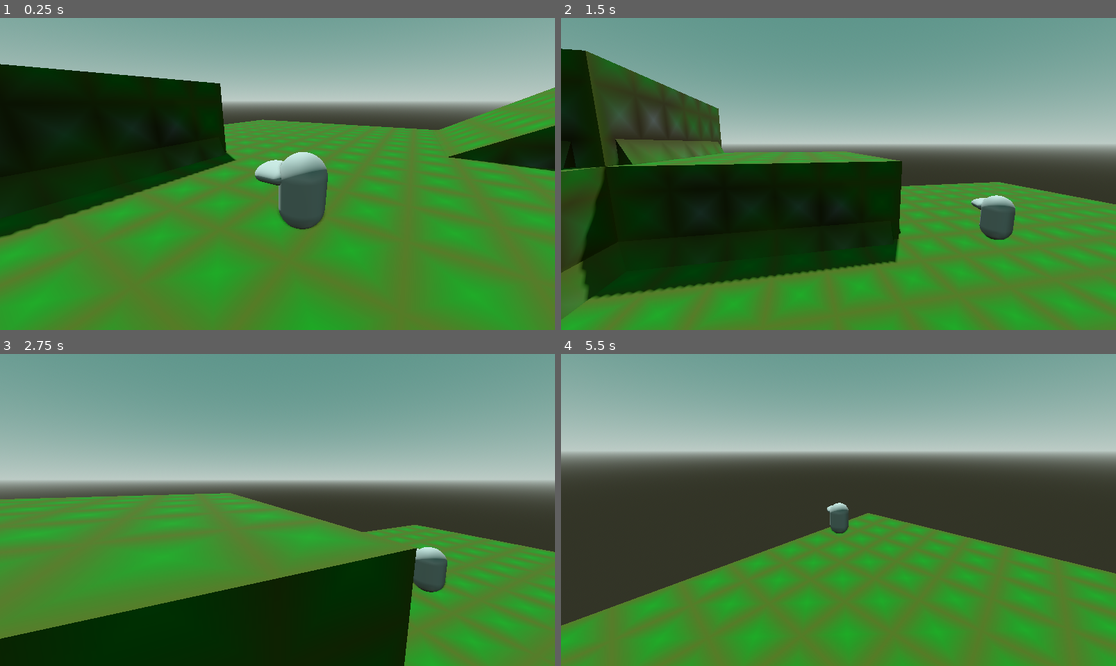
Above: before the commit, frames 1-4 (two rows, left to right).
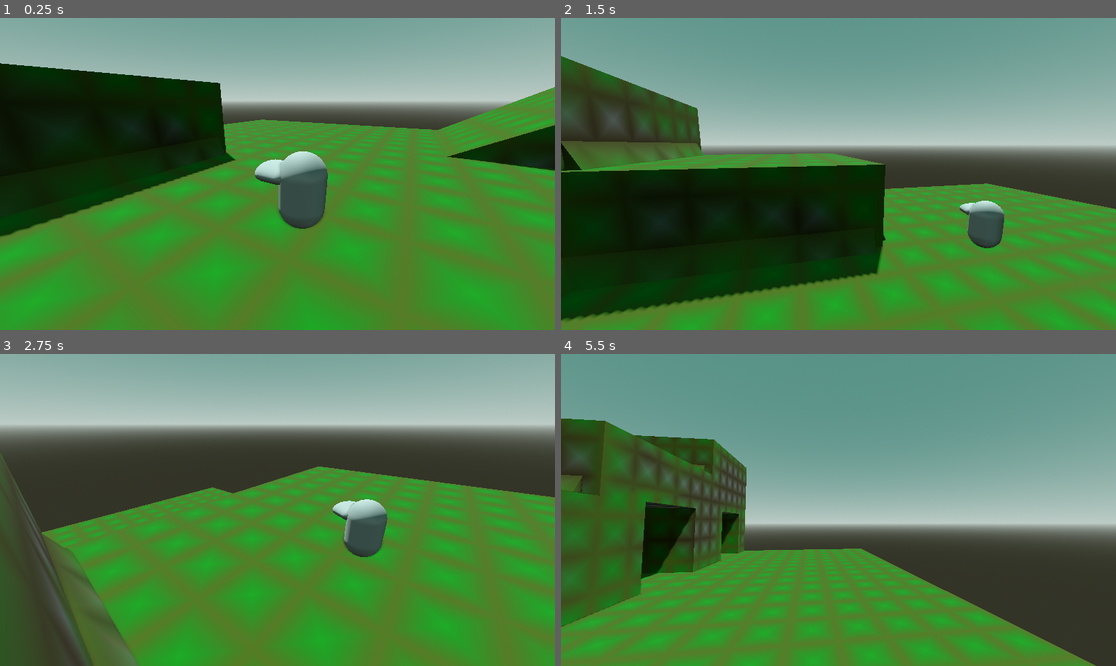
Above: after the commit, the same moments.

Repository: stinkykittens/bad-oinks-3d
Game: Godot game, scene res://maps/test_map.tscn
The game is run twice, just before and just after one commit, with the same random seed, the same clock (stepped at 60 frames per second) and the same inputs. The project has no main scene, so this scene is started directly.
Inputs (mouse positions are in pixels of both pictures, inside the frame that each line leads up to):
- Up to frame 1 (0.25 s): no input
- Up to frame 2 (1.5 s): tap Enter at 0.5 s; move the mouse to (866, 174) at 0.52 s; hold W (move_up) from 0.53 s (still down); tap Shift (dash) at 0.6 s; click (866, 174) at 0.67 s; tap Space (jump) at 0.77 s; move the mouse to (810, 174) at 1.27 s; tap E (lay_egg) at 1.35 s
- Up to frame 3 (2.75 s): keep holding W (move_up); tap Space (jump) at 1.52 s; move the mouse to (288, 503) at 2.02 s; tap Down (rotate_camera_down) at 2.1 s
- Up to frame 4 (5.5 s): keep holding W (move_up); move the mouse to (832, 516) at 2.77 s; tap Left (rotate_camera_left) at 2.85 s; click (832, 516) at 2.92 s; tap Space (jump) at 3.02, 3.77, 4.52 s; move the mouse to (877, 513) at 3.52 s; tap Right (rotate_camera_right) at 3.6 s; move the mouse to (794, 506) at 4.27 s; tap Up (rotate_camera_up) at 4.35 s; move the mouse to (844, 510) at 5.02 s; tap F at 5.1 s; click (844, 510) at 5.17 s

The runs differ from the first frame. In frame 1, 0.3% of the frame differs, in the area x 0-100%, y 14-71%; in frame 2, 21%; in frame 3, 82%, in the area x 0-100%, y 0-100%; in frame 4, 72%.
Error before the commit: Invalid access to property or key 'look_at_cancel_amount' on a base object of type 'Node3D (camera_controller_orbit.gd)'. (res://character/player/target_pivot.…

Commit message:
More camera polish and tweaking

Diff:
--- a/camera/camera_target.gd
+++ b/camera/camera_target.gd
@@ -5,7 +5,7 @@
 @export_range(0, 10) var influence := 1.0
 @export var interpolate := false
 @export var physics_frame := false
-@export_range(0, 10) var interpolation_speed := 1.0
+@export var interpolation_speed := 1.0
 @export var smooth_activation := true
 @export var smooth_activation_time := 1.0
 @export var validate_target := true
--- a/character/player/player.tscn
+++ b/character/player/player.tscn
@@ -19,6 +19,15 @@
 radius = 0.31103516
 height = 0.95517576
 
+[sub_resource type="Curve" id="Curve_eu8pa"]
+_data = [Vector2(0, 0), 0.0, 0.10960812, 0, 0, Vector2(0.35202, 0.67794627), 2.635151, 2.635151, 0, 0, Vector2(0.5813858, 1), 0.13765918, 0.0, 0, 0]
+point_count = 3
+
+[sub_resource type="Curve" id="Curve_noxpy"]
+_limits = [0.0, 1.0, 0.0, 0.2]
+_data = [Vector2(0.072489135, 0), 0.0, 1.4754215, 0, 0, Vector2(0.10626845, 0.49605387), 40.336216, 40.336216, 0, 0, Vector2(0.1475543, 1), -0.042909864, 0.0, 0, 0]
+point_count = 3
+
 [sub_resource type="SphereShape3D" id="SphereShape3D_noxpy"]
 radius = 0.40834618
 
@@ -27,8 +36,8 @@
 script = ExtResource("1_8eijk")
 run_acceleration = 13.0
 air_acceleration = 6.0
-run_friction = 2.7
-idle_friction = 5.0
+run_friction = 3.0
+idle_friction = 7.0
 air_friction = 1.0
 gravity_scale = 1.2
 jump_gravity_scale = 1.0
@@ -75,20 +84,15 @@
 validate_target = false
 metadata/_custom_type_script = "uid://dy051qol674nr"
 
-[node name="CameraTargetInstant" type="Node3D" parent="Camera" unique_id=602260623]
-transform = Transform3D(1, 0, 0, 0, 1, 0, 0, 0, 1, 0, 0.5, 0)
-script = ExtResource("1_y0s34")
-_start_active = true
-physics_frame = true
-validate_target = false
-look_at_target = false
-position_target = true
-metadata/_custom_type_script = "uid://dy051qol674nr"
-
 [node name="TargetPivot" type="Node3D" parent="Camera" unique_id=906915453]
 script = ExtResource("4_wu8e1")
-speed_air = 0.5
-instant_position_blend_amount = 0.0
+velocity_influence_xz = 0.2
+speed_ground = 1.8
+speed_air = 0.76
+speed_tween_duration = 0.15
+instant_position_blend_speed = 0.8
+instant_position_blend_curve = SubResource("Curve_eu8pa")
+instant_position_amount_curve = SubResource("Curve_noxpy")
 
 [node name="CameraTargetPosition" type="Node3D" parent="Camera/TargetPivot" unique_id=1713415133]
 transform = Transform3D(1, 0, 0, 0, 1, 0, 0, 0, 1, 0, 0.5, 0)
@@ -97,6 +101,18 @@
 interpolate = true
 physics_frame = true
 interpolation_speed = 1.666
+validate_target = false
+look_at_target = false
+position_target = true
+metadata/_custom_type_script = "uid://dy051qol674nr"
+
+[node name="CameraTargetInstant" type="Node3D" parent="Camera/TargetPivot" unique_id=602260623]
+transform = Transform3D(1, 0, 0, 0, 1, 0, 0, 0, 1, 0, 0.5, 0)
+script = ExtResource("1_y0s34")
+_start_active = true
+interpolate = true
+physics_frame = true
+interpolation_speed = 12.0
 validate_target = false
 look_at_target = false
 position_target = true
--- a/character/player/target_pivot.gd
+++ b/character/player/target_pivot.gd
@@ -4,16 +4,20 @@
 @export var velocity_influence_y := 0.1
 @export var speed_ground := 2.0
 @export var speed_air := 1.0
+@export var speed_tween_duration := 0.2
 @export var instant_position_blend_speed := 3.0
-@export var instant_position_blend_amount := 9.0
+@export var instant_position_blend_curve: Curve
+@export var instant_position_amount_curve: Curve
 
 @onready var target: CameraTarget = $CameraTargetPosition
-@onready var target_instant: CameraTarget = $"../CameraTargetInstant"
+#@onready var target_instant: CameraTarget = $"../CameraTargetInstant"
+@onready var target_instant: CameraTarget = $CameraTargetInstant
 @onready var camera_controller: CameraController = $"../CameraController"
 
 var player: Player
 
 var _instant_blend: float
+var _speed_tween: Tween
 
 func _ready() -> void:
 	player = owner
@@ -28,13 +32,33 @@
 	#if not player.state == Player.State.Jump:
 	position.y = player.global_position.y + player.velocity.y * velocity_influence_y
 
-	_instant_blend = lerpf(_instant_blend, camera_controller.look_at_cancel_amount * instant_position_blend_amount, instant_position_blend_speed * delta)
-	target_instant.influence = _instant_blend
+	var target_blend = instant_position_amount_curve.sample((1 + camera_controller.camera.global_basis.z.dot((camera_controller.camera.global_position.direction_to(global_position)))))
+	_instant_blend = lerpf(_instant_blend, target_blend, instant_position_blend_speed * delta)
+	#_instant_blend = move_toward(_instant_blend, target_blend, delta * instant_position_blend_speed)
+	var blend = instant_position_blend_curve.sample(_instant_blend)
+	target_instant.influence = blend
+	target.influence = 1.0 - blend
+	printt(blend, _instant_blend)
 
 
 func _on_state_changed(state: Player.State) -> void:
+	var target_speed := -1.0
+	var easing: int
+
 	match state:
 		Player.State.Idle, Player.State.Run:
-			target.interpolation_speed = speed_ground
+			target_speed = speed_ground
+			easing = Tween.EASE_OUT
 		Player.State.Jump, Player.State.Fall, Player.State.Dash:
-			target.interpolation_speed = speed_air
+			target_speed = speed_air
+			easing = Tween.EASE_IN
+
+	if target_speed != -1.0:
+		if _speed_tween:
+			if _speed_tween.is_running():
+				await _speed_tween.finished
+			else:
+				_speed_tween.kill()
+		_speed_tween = create_tween()
+		_speed_tween.tween_property(target, ^"interpolation_speed", target_speed, speed_tween_duration)\
+			.set_ease(easing).set_trans(Tween.TRANS_QUAD)
